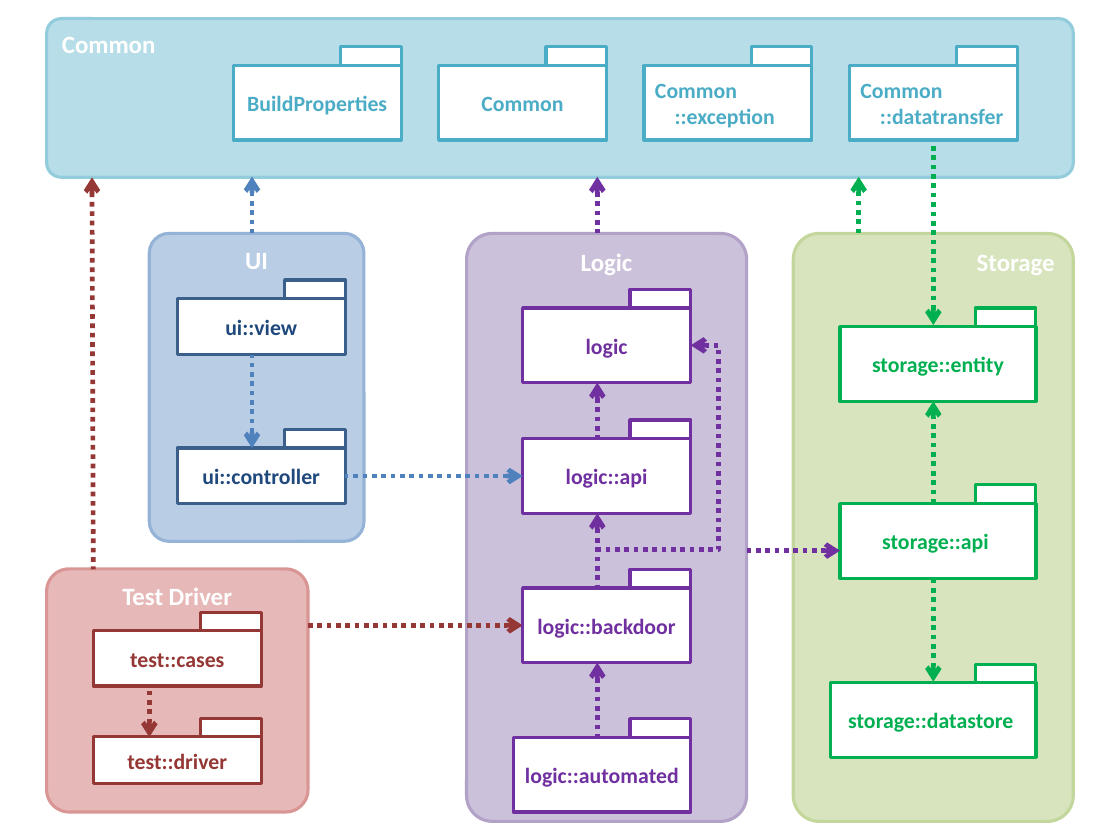
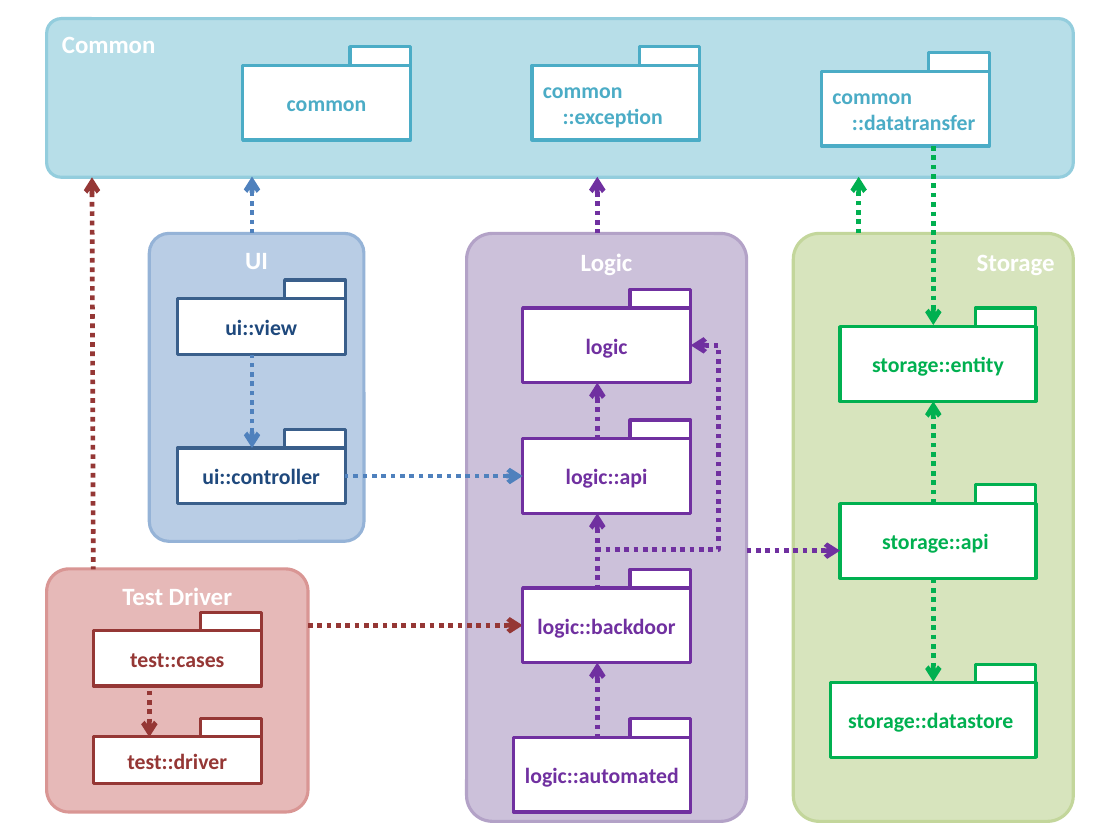
Before and after one commit to TEAMMATES/teammates, a slide deck: slide 1 of doc/diagrams/packageDiagram.pptx. Drawn at 1120x840 pixels with LibreOffice and Linux fonts; fonts in the diff are those of the drawing. Boxes give left, top, right and bottom in pixels: in the first picture for what was removed or moved away, otherwise in the second. Text is boxed around its words. In the diff, an @@ line names an element or a change of style, - is before the commit and + after.

Commit message:
Reverted packageDiagram.pptx to earlier version. Update Issue 264.
--HG--
branch : Issue264

Former-commit-id: 0a114e43d02bb74a14f43300d6550511390b99b9
Former-commit-id: d213595bd4e1bcd9b7a38697f51506de476f1377
Former-commit-id: cf9b93957a70fab096a4dbec885aa90e0f0276d1

```diff
--- a/doc/diagrams/packageDiagram.pptx
+++ b/doc/diagrams/packageDiagram.pptx
@@ rectangle: place and size @@
-rectangle at (340, 47, 401, 66)
+rectangle at (349, 47, 410, 66)
@@ rectangle removed at (547, 47, 607, 66) @@
@@ rectangle: place and size @@
-rectangle at (752, 47, 812, 66)
+rectangle at (640, 47, 700, 66)
@@ rectangle: place and size @@
-rectangle at (956, 47, 1017, 66)
+rectangle at (928, 53, 989, 72)
@@ rectangle removed at (233, 65, 401, 140) @@
-BuildProperties
@@ rectangle "common": place and size @@
-rectangle "common" at (439, 65, 607, 140)
+rectangle "common" at (243, 65, 411, 140)
@@ rectangle "common ::exception": place and size @@
-rectangle "common ::exception" at (644, 65, 812, 140)
+rectangle "common ::exception" at (532, 65, 700, 140)
@@ text in rectangle at (543, 87, 663, 128): text changed @@
-Common
-::exception
+common
+::exception
@@ rectangle "common ::datatransfer": place and size @@
-rectangle "common ::datatransfer" at (849, 65, 1017, 140)
+rectangle "common ::datatransfer" at (821, 72, 989, 147)
@@ text in rectangle at (287, 100, 367, 111): text changed @@
-Common
+common
@@ text in rectangle at (832, 93, 975, 130): text changed @@
-Common
-::datatransfer
+common
+::datatransfer
```
